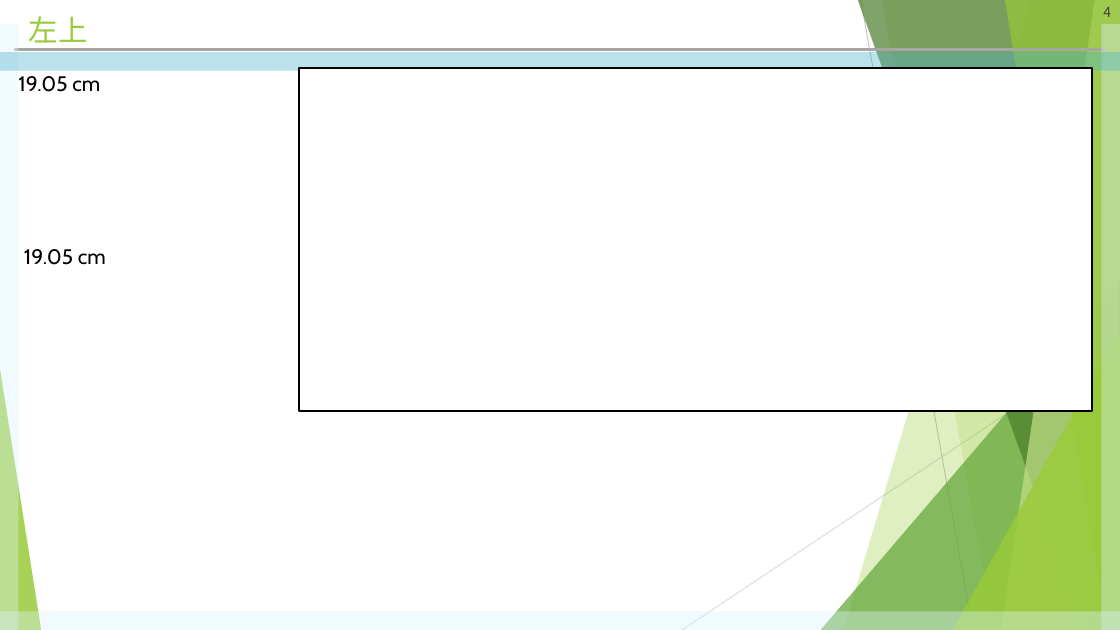
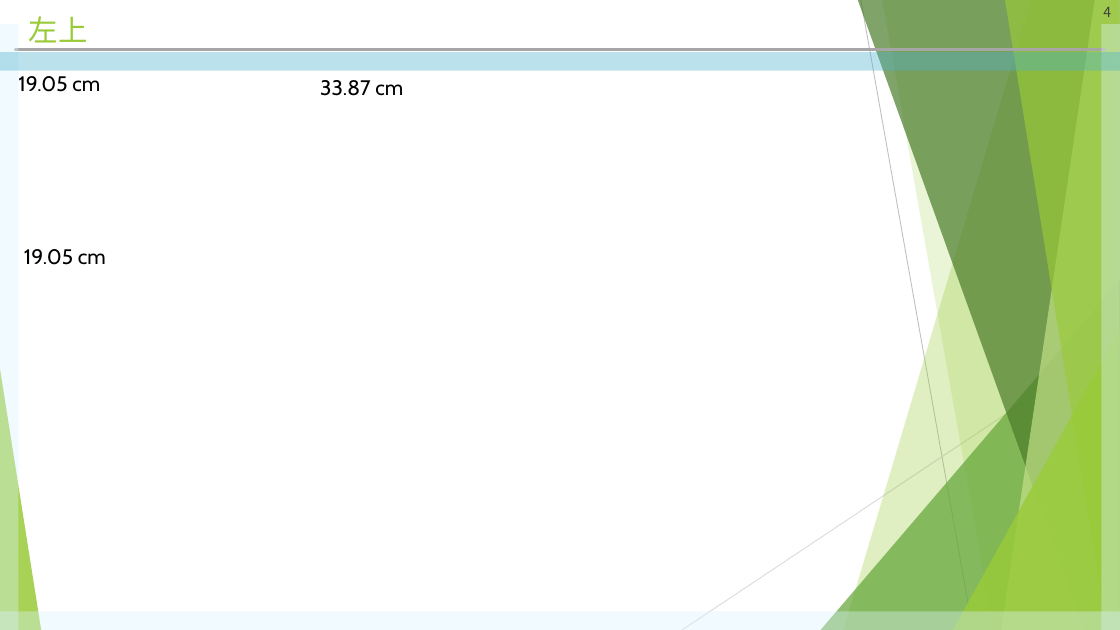
Before and after one commit to hitsuji-ga-u/pawapo, a slide deck: slide 4 of slide/customUI_debug.pptm. Drawn at 1120x630 pixels with LibreOffice and Linux fonts; fonts in the diff are those of the drawing. Boxes give left, top, right and bottom in pixels: in the first picture for what was removed or moved away, otherwise in the second. Text is boxed around its words. In the diff, an @@ line names an element or a change of style, - is before the commit and + after.

```diff
--- a/slide/customUI_debug.pptm
+++ b/slide/customUI_debug.pptm
@@ rectangle removed at box(299, 68, 1092, 411) @@
@@ text added at box(320, 80, 403, 96), 18 pt, text #000000 @@
+33.87 cm
```
Also in this commit, not shown: 3 other files.
